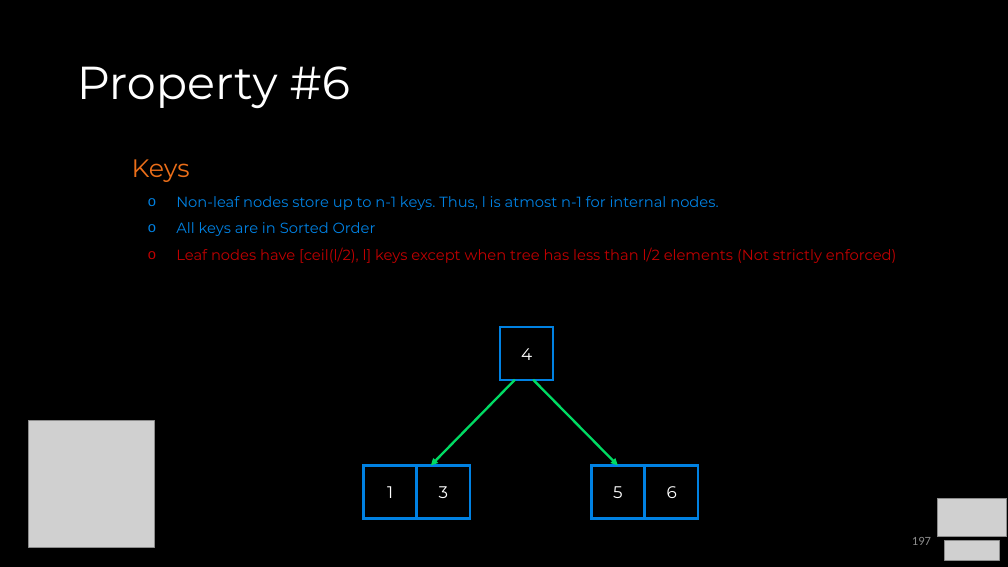
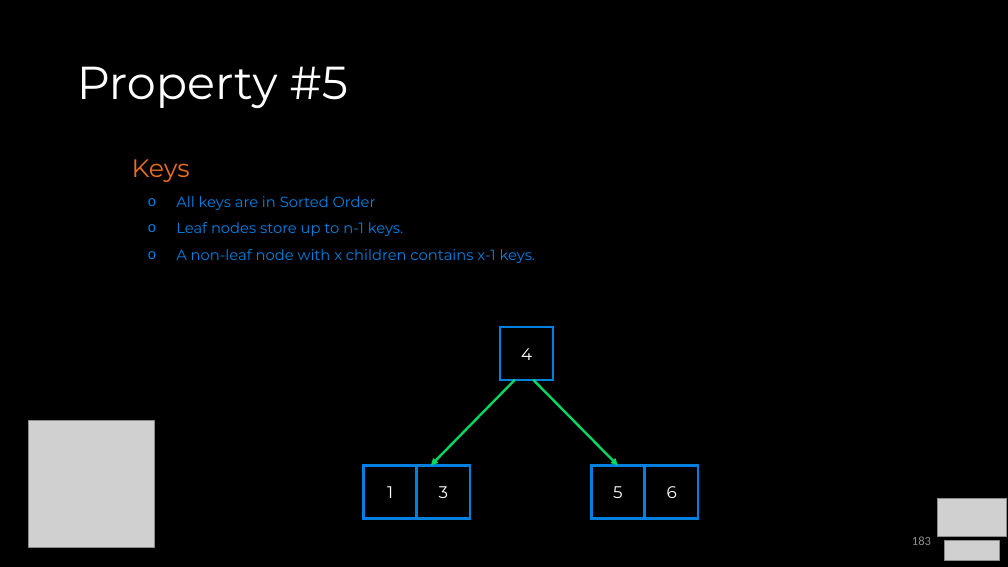
Before and after one commit to COP3530/Instructional-Content, a slide deck: slide 183 of Slides/Slides-PPT/4 - Balanced Trees.pptx (slide 197 before the commit). Drawn at 1008x567 pixels with LibreOffice and Linux fonts; fonts in the diff are those of the drawing; grey boxes stand for pictures. Boxes give left, top, right and bottom in pixels: in the first picture for what was removed or moved away, otherwise in the second. Text is boxed around its words. In the diff, an @@ line names an element or a change of style, - is before the commit and + after.

```diff
--- a/Slides/Slides-PPT/4 - Balanced Trees.pptx
+++ b/Slides/Slides-PPT/4 - Balanced Trees.pptx
@@ title at [77,66,348,109]: text changed @@
-Property #6
+Property #5
@@ text at [176,196,718,210]: paragraph removed @@
-  o Non-leaf nodes store up to n-1 keys. Thus, l is atmost n-1 for internal nodes.
@@ text at [176,222,536,263]: text changed; text colour #C00000 to #0081E2 @@
-  o Leaf nodes have [ceil(l/2), l] keys except when tree has less than l/2 elements (Not strictly enforced)
+  o Leaf nodes store up to n-1 keys.
+  o A non-leaf node with x children contains x-1 keys.
@@ page number at [912,536,931,545]: text changed @@
-197
+183
```
Also in this commit, not shown: 26 other slides changed, 3 slides added, 3 slides removed, 1 other file.
